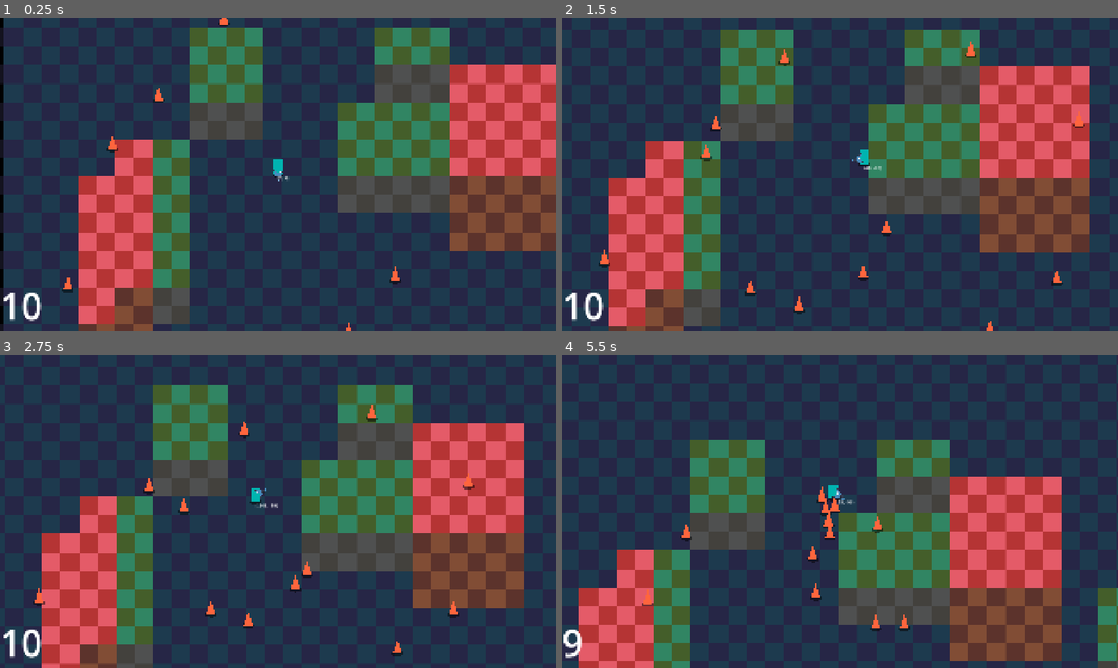
Above: before the commit, frames 1-4 (two rows, left to right).
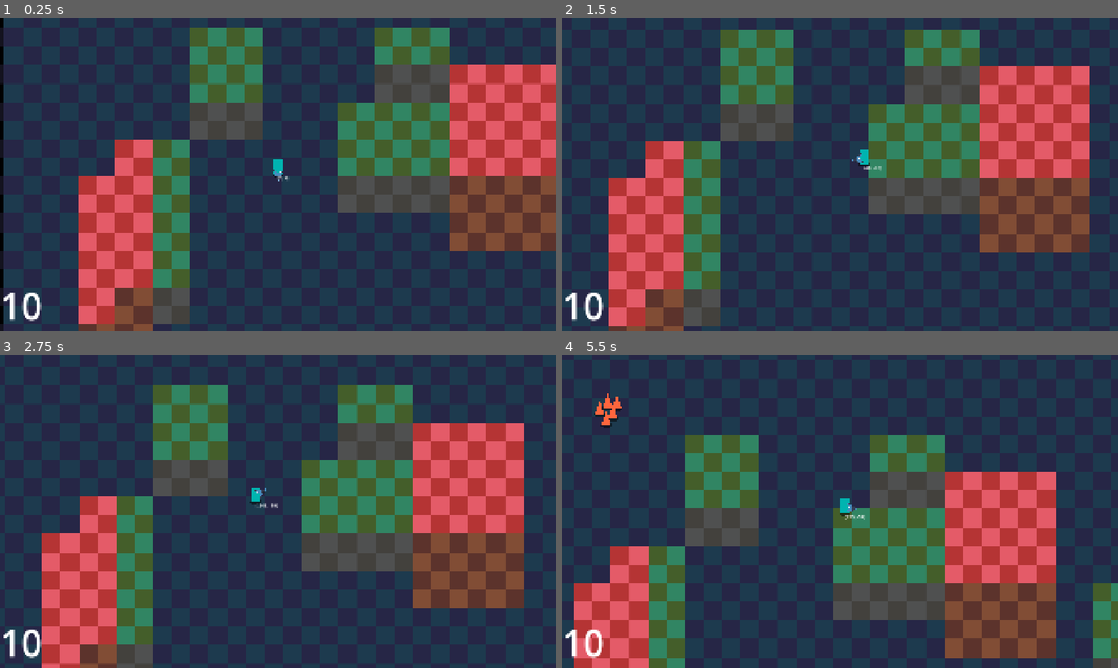
Above: after the commit, the same moments.

Repository: CaptainCronch/godot-wild-jam-94
Game: Godot game, scene res://environment/world.tscn
The game is run twice, just before and just after one commit, with the same random seed, the same clock (stepped at 60 frames per second) and the same inputs. The engine's default icon, where the game draws it, is replaced by a stand-in: a white triangle on a blue panel in a dark square.
Inputs (mouse positions are in pixels of both pictures, inside the frame that each line leads up to):
- Up to frame 1 (0.25 s): no input
- Up to frame 2 (1.5 s): move the mouse to (962, 158) at 0.52 s; hold D (right) from 0.53 s (still down); tap F (f) at 0.6 s; tap W (up) at 0.77, 0.8, 1.07, 1.35 s; move the mouse to (728, 190) at 1.27 s
- Up to frame 3 (2.75 s): tap W (up) at 1.52, 1.82, 2.3 s; tap F (f) at 1.55, 2.1 s; move the mouse to (333, 442) at 2.02 s; release D (right) at 2.03 s; hold A (left) from 2.03 s (still down)
- Up to frame 4 (5.5 s): move the mouse to (812, 574) at 2.77 s; release A (left) at 2.78 s; hold D (right) 2.78-4.28 s; click (812, 574) at 2.85 s; tap W (up) at 3.02, 3.32, 3.77, 3.8, 4.07, 4.52, 4.82, 5.3 s; tap F (f) at 3.05, 4.55, 5.1 s; move the mouse to (1006, 558) at 3.52 s; tap Shift (shift) at 3.6 s; tap H (debug_key) at 4.15 s; move the mouse to (673, 464) at 4.27 s; hold A (left) 4.28-5.03 s; tap Space (space) at 4.35 s; move the mouse to (867, 511) at 5.02 s; hold D (right) from 5.03 s (still down)

The runs differ from the first frame. In frame 1, 0.3% of the frame differs, in the area x 11-73%, y 0-100%; in frame 2, 0.6%; in frame 3, 0.7%; in frame 4, 17%, in the area x 0-100%, y 12-100%.

Commit message:
shamblers climb and walk consistently

Diff:
--- a/components/shadow_component.gd
+++ b/components/shadow_component.gd
@@ -22,6 +22,7 @@
 	#check_height()
 	#print(height)
 	shadow = Polygon2D.new()
+	shadow.position = blob.global_position
 	blob.position.y = -height
 	reload()
 	Global.shadow_group.add_child(shadow)
--- a/enemies/shambler.gd
+++ b/enemies/shambler.gd
@@ -1,24 +1,74 @@
 extends CharacterBody2D
 class_name Shambler
 
+const PLAYER_FOLLOW_FACTOR := 1.0
+const SEPARATION_FACTOR := 1.0
+const SEPARATION_SPEED := 5000.0
+const CLIMB_ACCELERATION := 15.0
+const MAX_SEPARATION := 5
+const CLIMB_SPEED := -2.0
+const CLIMB_BOOST := 1000.0
+
+@export var plat_comp: PlatformerComponent
+@export var enemy_check: Area2D
+@export var wall_check: RayCast2D
+
+var step_tween: Tween
+var current_speed := SEPARATION_SPEED
+var player_dir := Vector2()
+var desired := Vector2()
 var step_duration := 0.3
 var pass_duration := 0.7
-
-@export var plat_comp: PlatformerComponent
-
-var step_tween: Tween
+var stepping := false
 
 
 func _ready() -> void:
+	current_speed = SEPARATION_SPEED
+	stepping = false
+	await get_tree().current_scene.step_tick.timeout
 	if is_instance_valid(step_tween): step_tween.kill()
 	step_tween = create_tween().set_ease(Tween.EASE_OUT).set_trans(Tween.TRANS_CUBIC).set_loops(0)
-	step_tween.tween_callback(func (): plat_comp.speed = plat_comp.base_speed)
+	step_tween.tween_callback(func ():
+		current_speed = plat_comp.base_speed
+		stepping = true
+	)
 	step_tween.tween_interval(step_duration)
-	step_tween.tween_callback(func (): plat_comp.speed = 0.0)
+	step_tween.tween_callback(func ():
+		current_speed = SEPARATION_SPEED
+		stepping = false
+	)
 	step_tween.tween_interval(pass_duration)
-	#step_tween.tween_property(plat_comp, "speed", plat_comp.base_speed, STEP_DURATION)
-	#step_tween.tween_property(plat_comp, "speed", 0.0, PASS_DURATION)
 
 
-func _process(_delta: float) -> void:
-	plat_comp.dir = global_position.direction_to(Global.player.global_position)
+func _physics_process(delta: float) -> void:
+	player_dir = global_position.direction_to(Global.player.global_position)
+	desired = player_dir * PLAYER_FOLLOW_FACTOR * (1.0 if stepping else 0.0)
+
+	desired = (desired + separate()).normalized()
+	plat_comp.dir = desired
+
+	wall_check.set_collision_mask_value(1, plat_comp.position_z > -Global.TILE_HEIGHT)
+	wall_check.set_collision_mask_value(2, plat_comp.position_z > -Global.TILE_HEIGHT * 2)
+	wall_check.set_collision_mask_value(3, plat_comp.position_z > -Global.TILE_HEIGHT * 3)
+
+	wall_check.rotation = player_dir.angle()
+
+	if wall_check.is_colliding():# and Global.player.plat_comp.floor_height > plat_comp.floor_height:
+		plat_comp.velocity_z = CLIMB_SPEED
+		velocity += player_dir * CLIMB_BOOST * delta
+		plat_comp.air_acceleration = CLIMB_ACCELERATION
+		plat_comp.speed = 0.0
+	else:
+		plat_comp.air_acceleration = plat_comp.base_air_acceleration
+		plat_comp.speed = current_speed
+
+
+func separate() -> Vector2:
+	var output := Vector2()
+	var i := 0
+	for enemy in enemy_check.get_overlapping_areas():
+		if enemy is HitboxComponent:
+			if global_position.distance_squared_to(enemy.global_position) == 0.0: continue
+			if i > MAX_SEPARATION: break
+			output += enemy.global_position.direction_to(global_position) / global_position.distance_to(enemy.global_position) * SEPARATION_FACTOR
+	return output
--- a/enemies/shambler.tscn
+++ b/enemies/shambler.tscn
@@ -25,32 +25,36 @@
 [sub_resource type="CircleShape2D" id="CircleShape2D_s3b2c"]
 radius = 13.0
 
+[sub_resource type="CircleShape2D" id="CircleShape2D_6423d"]
+radius = 24.0
+
 [sub_resource type="CircleShape2D" id="CircleShape2D_pfo6o"]
 radius = 14.0
 
-[node name="Shambler" type="CharacterBody2D" unique_id=1956631853 node_paths=PackedStringArray("plat_comp")]
+[node name="Shambler" type="CharacterBody2D" unique_id=1956631853 node_paths=PackedStringArray("plat_comp", "enemy_check", "wall_check") groups=["Enemy"]]
 collision_layer = 32
-collision_mask = 47
+collision_mask = 15
 floor_constant_speed = true
 floor_block_on_wall = false
 script = ExtResource("1_0q4ty")
 plat_comp = NodePath("PlatformerComponent")
+enemy_check = NodePath("EnemyCheck")
+wall_check = NodePath("WallCheck")
 
-[node name="PlatformerComponent" parent="." unique_id=1750379246 node_paths=PackedStringArray("target", "world_area", "puppet", "health_comp", "hurtbox") instance=ExtResource("2_2n88m")]
+[node name="PlatformerComponent" parent="." unique_id=1750379246 node_paths=PackedStringArray("target", "world_area", "puppet", "health_comp", "hurtbox") groups=["Enemy"] instance=ExtResource("2_2n88m")]
 base_speed = 30000.0
-base_acceleration = 20.0
 target = NodePath("..")
 world_area = NodePath("../WorldArea")
 puppet = NodePath("../Puppet")
 health_comp = NodePath("../HealthComponent")
 hurtbox = NodePath("../HurtboxComponent")
 
-[node name="HealthComponent" parent="." unique_id=1738076217 node_paths=PackedStringArray("target", "plat_comp") instance=ExtResource("3_s3b2c")]
+[node name="HealthComponent" parent="." unique_id=1738076217 node_paths=PackedStringArray("target", "plat_comp") groups=["Enemy"] instance=ExtResource("3_s3b2c")]
 max_health = 10
 target = NodePath("..")
 plat_comp = NodePath("../PlatformerComponent")
 
-[node name="HitboxComponent" parent="." unique_id=112265376 node_paths=PackedStringArray("health_comp") instance=ExtResource("4_pfo6o")]
+[node name="HitboxComponent" parent="." unique_id=112265376 node_paths=PackedStringArray("health_comp") groups=["Enemy"] instance=ExtResource("4_pfo6o")]
 collision_layer = 32
 collision_mask = 16
 health_comp = NodePath("../HealthComponent")
@@ -58,7 +62,7 @@
 [node name="CollisionShape2D" type="CollisionShape2D" parent="HitboxComponent" unique_id=1732633954]
 shape = SubResource("CircleShape2D_3hxai")
 
-[node name="HurtboxComponent" parent="." unique_id=1464447820 instance=ExtResource("5_3hxai")]
+[node name="HurtboxComponent" parent="." unique_id=1464447820 groups=["Enemy"] instance=ExtResource("5_3hxai")]
 collision_layer = 32
 collision_mask = 16
 attack = SubResource("Resource_ysxep")
@@ -66,21 +70,34 @@
 [node name="CollisionShape2D" type="CollisionShape2D" parent="HurtboxComponent" unique_id=541787536]
 shape = SubResource("RectangleShape2D_6p5g5")
 
-[node name="ShadowComponent" parent="." unique_id=390992070 instance=ExtResource("3_a8mgi")]
+[node name="ShadowComponent" parent="." unique_id=390992070 groups=["Enemy"] instance=ExtResource("3_a8mgi")]
 
-[node name="Puppet" type="Node2D" parent="." unique_id=6801831]
+[node name="Puppet" type="Node2D" parent="." unique_id=6801831 groups=["Enemy"]]
 
 [node name="Polygon2D" type="Polygon2D" parent="Puppet" unique_id=336839294]
 position = Vector2(0, -25)
 color = Color(1, 0.39891216, 0.2415607, 1)
 polygon = PackedVector2Array(-16, 25, 0, -25, 16, 25)
 
-[node name="WorldArea" type="Area2D" parent="." unique_id=1716572767]
+[node name="WorldArea" type="Area2D" parent="." unique_id=1716572767 groups=["Enemy"]]
 collision_layer = 0
 collision_mask = 15
 
 [node name="CollisionShape2D" type="CollisionShape2D" parent="WorldArea" unique_id=921311612]
 shape = SubResource("CircleShape2D_s3b2c")
 
+[node name="EnemyCheck" type="Area2D" parent="." unique_id=1299676850 groups=["Enemy"]]
+collision_layer = 32
+collision_mask = 32
+monitorable = false
+
+[node name="CollisionShape2D" type="CollisionShape2D" parent="EnemyCheck" unique_id=701889652]
+shape = SubResource("CircleShape2D_6423d")
+
 [node name="WorldCollider" type="CollisionShape2D" parent="." unique_id=1301316648]
 shape = SubResource("CircleShape2D_pfo6o")
+
+[node name="WallCheck" type="RayCast2D" parent="." unique_id=698982734]
+target_position = Vector2(20, 0)
+collision_mask = 15
+hit_from_inside = true
--- /dev/null
+++ b/environment/world.gd
@@ -0,0 +1,12 @@
+extends Node2D
+
+const SHAMBLER = preload("uid://ou0p1t3vjrgi")
+
+@export var step_tick: Timer
+
+
+func _process(_delta: float) -> void:
+	if Input.is_action_just_pressed("debug_key"):
+		for _i in 5:
+			var shambler := SHAMBLER.instantiate()
+			add_child(shambler)
--- a/environment/world.tscn
+++ b/environment/world.tscn
@@ -1,24 +1,25 @@
 [gd_scene format=4 uid="uid://swljqqnwfrxn"]
 
 [ext_resource type="PackedScene" uid="uid://b5xlsf5uxkrib" path="res://player/player.tscn" id="1_01qa0"]
+[ext_resource type="Script" uid="uid://djp6yhnlo6r3p" path="res://environment/world.gd" id="1_ktyio"]
 [ext_resource type="Script" uid="uid://de2mjund0shjy" path="res://environment/shadow_group.gd" id="1_na063"]
 [ext_resource type="TileSet" uid="uid://dhw8cefhvd5hg" path="res://environment/tiles/test_tiles.tres" id="1_wpdqg"]
 [ext_resource type="Script" uid="uid://dhy4iqkwgl0af" path="res://environment/tiles/tile_layer.gd" id="2_sf4n2"]
 [ext_resource type="Script" uid="uid://l3gkn072nhu5" path="res://ui/ui.gd" id="3_wpdqf"]
-[ext_resource type="PackedScene" uid="uid://ou0p1t3vjrgi" path="res://enemies/shambler.tscn" id="4_sf4n2"]
 
 [sub_resource type="LabelSettings" id="LabelSettings_na063"]
 font_size = 128
 
-[node name="World" type="Node2D" unique_id=1108271376]
+[node name="World" type="Node2D" unique_id=1108271376 node_paths=PackedStringArray("step_tick")]
 y_sort_enabled = true
+script = ExtResource("1_ktyio")
+step_tick = NodePath("StepTick")
 
-[node name="ShadowGroup" type="CanvasGroup" parent="." unique_id=1013506578]
-self_modulate = Color(1, 1, 1, 0.5)
-script = ExtResource("1_na063")
+[node name="StepTick" type="Timer" parent="." unique_id=225766607]
+autostart = true
 
 [node name="Floor1" type="TileMapLayer" parent="." unique_id=525896572]
-z_index = -1
+z_index = -5
 y_sort_enabled = true
 tile_map_data = PackedByteArray("AAAAAAAAAAABAAAAAAABAAEAAAABAAAAAAABAAIAAAABAAAAAAABAAMAAAABAAAAAAABAAQAAAABAAAAAAABAA …(22944 unchanged characters)…
 tile_set = ExtResource("1_wpdqg")
@@ -26,7 +27,7 @@
 script = ExtResource("2_sf4n2")
 
 [node name="Floor2" type="TileMapLayer" parent="." unique_id=1555359537]
-z_index = -1
+z_index = -4
 y_sort_enabled = true
 tile_map_data = PackedByteArray("AAAHAAUAAAAAAAEAAAAIAAUAAAAAAAEAAAAJAAUAAAAAAAEAAAAJAAQAAAAAAAEAAAAIAAQAAAAAAAEAAAAHAA …(240 unchanged characters)…
 tile_set = ExtResource("1_wpdqg")
@@ -35,7 +36,7 @@
 height = 1
 
 [node name="Floor3" type="TileMapLayer" parent="." unique_id=1221672114]
-z_index = -1
+z_index = -3
 y_sort_enabled = true
 tile_map_data = PackedByteArray("AAAKAAUAAAACAAAAAAAKAAYAAAACAAAAAAALAAYAAAACAAAAAAAMAAYAAAACAAAAAAAMAAUAAAACAAAAAAALAA …(576 unchanged characters)…
 tile_set = ExtResource("1_wpdqg")
@@ -44,13 +45,19 @@
 height = 2
 
 [node name="Floor4" type="TileMapLayer" parent="." unique_id=257457022]
-z_index = -1
+z_index = -2
 y_sort_enabled = true
 tile_map_data = PackedByteArray("AAAKAAQAAAACAAEAAAALAAQAAAACAAEAAAAMAAQAAAACAAEAAAAMAAMAAAACAAEAAAAMAAIAAAACAAEAAAALAA …(256 unchanged characters)…
 tile_set = ExtResource("1_wpdqg")
 y_sort_origin = 192
 script = ExtResource("2_sf4n2")
 height = 3
+
+[node name="ShadowGroup" type="CanvasGroup" parent="." unique_id=1013506578]
+self_modulate = Color(1, 1, 1, 0.5)
+z_index = -1
+z_as_relative = false
+script = ExtResource("1_na063")
 
 [node name="UI" type="CanvasLayer" parent="." unique_id=1311475177 node_paths=PackedStringArray("health_label")]
 script = ExtResource("3_wpdqf")
@@ -68,39 +75,3 @@
 
 [node name="Player" parent="." unique_id=903901623 instance=ExtResource("1_01qa0")]
 position = Vector2(690, 633)
-
-[node name="Shambler" parent="." unique_id=1956631853 instance=ExtResource("4_sf4n2")]
-position = Vector2(1153, 1053)
-
-[node name="Shambler2" parent="." unique_id=94378796 instance=ExtResource("4_sf4n2")]
-position = Vector2(966, 1266)
-
-[node name="Shambler3" parent="." unique_id=534551835 instance=ExtResource("4_sf4n2")]
-position = Vector2(595, 1388)
-
-[node name="Shambler4" parent="." unique_id=1107464768 instance=ExtResource("4_sf4n2")]
-position = Vector2(328, 1287)
-
-[node name="Shambler5" parent="." unique_id=27641501 instance=ExtResource("4_sf4n2")]
-position = Vector2(-103, 1069)
-
-[node name="Shambler6" parent="." unique_id=2027205808 instance=ExtResource("4_sf4n2")]
-position = Vector2(42, 535)
-
-[node name="Shambler7" parent="." unique_id=326340017 instance=ExtResource("4_sf4n2")]
-position = Vector2(211, 338)
-
-[node name="Shambler8" parent="." unique_id=1776915573 instance=ExtResource("4_sf4n2")]
-position = Vector2(476, 40)
-
-[node name="Shambler9" parent="." unique_id=1617672738 instance=ExtResource("4_sf4n2")]
-position = Vector2(1480, 27)
-
-[node name="Shambler10" parent="." unique_id=585583901 instance=ExtResource("4_sf4n2")]
-position = Vector2(1916, 403)
-
-[node name="Shambler11" parent="." unique_id=1281345849 instance=ExtResource("4_sf4n2")]
-position = Vector2(1815, 1134)
-
-[node name="Shambler12" parent="." unique_id=232617839 instance=ExtResource("4_sf4n2")]
-position = Vector2(1527, 1386)
--- a/player/player.tscn
+++ b/player/player.tscn
@@ -18,7 +18,7 @@
 
 [sub_resource type="Resource" id="Resource_kb6p2"]
 script = ExtResource("6_yllr7")
-knockback_force = 2000.0
+knockback_force = 1000.0
 knockup_force = -5.0
 stun_time = 0.4
 size = 254.0
--- a/player/weapons/revolver_bullet.tscn
+++ b/player/weapons/revolver_bullet.tscn
@@ -13,7 +13,7 @@
 
 [sub_resource type="Resource" id="Resource_14enh"]
 script = ExtResource("2_q0wpf")
-attack_damage = 5
+attack_damage = 1
 knockback_force = 700.0
 knockup_force = -3.0
 stun_time = 0.1
--- a/project.godot
+++ b/project.godot
@@ -25,6 +25,10 @@
 window/size/viewport_height=1080
 window/size/mode=3
 window/stretch/mode="canvas_items"
+
+[global_group]
+
+Enemy=""
 
 [input]
 
Not shown, added: environment/world.gd.uid
